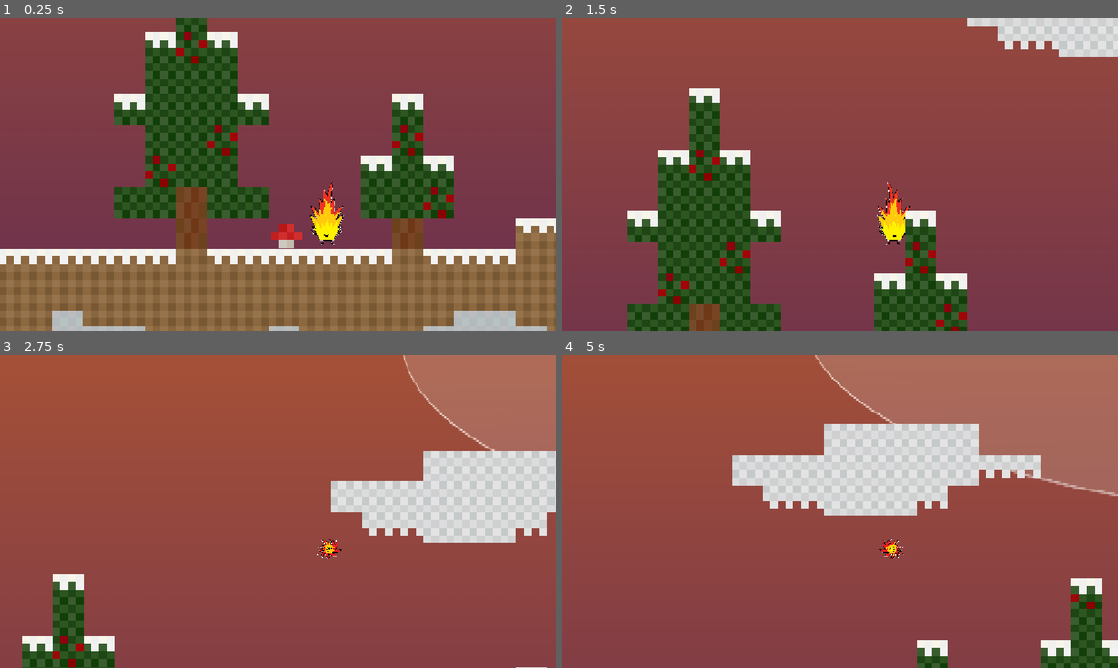
Above: before the commit, frames 1-4 (two rows, left to right).
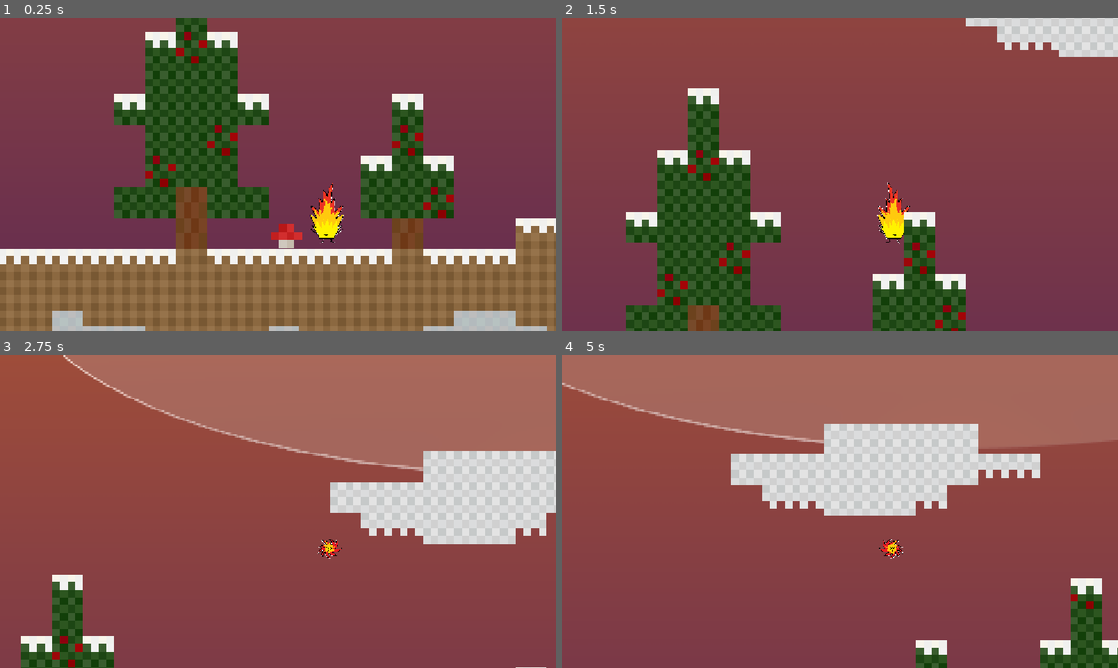
Above: after the commit, the same moments.

Repository: Matwooo/epic-game
Game: Godot game, scene res://main.tscn
Two runs of this game, one before a commit and one after it. Both use one fixed random seed, a clock stepped at 60 frames per second and the inputs below.
Inputs (mouse positions are in pixels of both pictures, inside the frame that each line leads up to):
- Up to frame 1 (0.25 s): no input
- Up to frame 2 (1.5 s): tap Enter at 0.5 s; move the mouse to (962, 158) at 0.52 s; hold D (right) from 0.53 s (still down); tap Space (jump) at 0.6, 0.77, 1.07 s; click (962, 158) at 0.67 s; move the mouse to (728, 190) at 1.27 s; click (728, 190) at 1.35 s
- Up to frame 3 (2.75 s): tap Space (jump) at 1.52, 1.55, 1.82, 2.3 s; move the mouse to (333, 442) at 2.02 s; release D (right) at 2.03 s; hold Left from 2.03 s (still down); tap Alt at 2.1 s
- Up to frame 4 (5 s): move the mouse to (812, 574) at 2.77 s; release Left at 2.78 s; hold D (right) 2.78-4.28 s; tap Shift at 2.85 s; click (812, 574) at 2.92 s; tap Space (jump) at 3.02, 3.05, 3.32, 3.6, 3.77, 4.07, 4.52, 4.55, 4.82 s; move the mouse to (1006, 558) at 3.52 s; move the mouse to (673, 464) at 4.27 s; hold Left from 4.28 s (still down); click (673, 464) at 4.35 s

The runs differ from the first frame. In frame 1, 0.2% of the frame differs, in the area x 55-62%, y 52-73%; in frame 2, 2.2%; in frame 3, 17%, in the area x 3-100%, y 0-100%; in frame 4, 14%.

Commit message:
ready to release

Diff:
--- a/jump_pad.tscn
+++ b/jump_pad.tscn
@@ -2,6 +2,7 @@
 
 [ext_resource type="Script" uid="uid://b1kb3ytpcf33u" path="res://jump_pad.gd" id="1_cysje"]
 [ext_resource type="Texture2D" uid="uid://d2sm3viqq2pa7" path="res://addons/godot_super-wakatime/Boingy.png" id="2_dd87t"]
+[ext_resource type="AudioStream" uid="uid://cs58xc84he6nb" path="res://boing - PDFX_Boing_FX.wav" id="3_dd87t"]
 
 [sub_resource type="Animation" id="Animation_h7ut2"]
 length = 0.001
@@ -69,7 +70,15 @@
 position = Vector2(-0.5, 0.5)
 
 [node name="CollisionShape2D" type="CollisionShape2D" parent="Area2D" unique_id=899670553]
-position = Vector2(-1, -49.5)
+position = Vector2(-0.5, -50.5)
 shape = SubResource("RectangleShape2D_3cfvr")
 
+[node name="AudioStreamPlayer2D" type="AudioStreamPlayer2D" parent="Area2D" unique_id=1241649494]
+position = Vector2(-0.5, -50.5)
+stream = ExtResource("3_dd87t")
+volume_db = 0.025
+pitch_scale = 1.18
+max_distance = 1315.0
+panning_strength = 1.63
+
 [connection signal="body_entered" from="Area2D" to="." method="_on_area_2d_body_entered"]
--- a/main.tscn
+++ b/main.tscn
@@ -54,8 +54,8 @@
 }]
 
 [sub_resource type="CapsuleShape2D" id="CapsuleShape2D_5vw27"]
-radius = 35.839844
-height = 139.94666
+radius = 34.132813
+height = 141.08447
 
 [sub_resource type="PhysicsMaterial" id="PhysicsMaterial_h2yge"]
 bounce = 0.52
@@ -3352,7 +3352,8 @@
 script = ExtResource("1_h2yge")
 
 [node name="AnimatedSprite2D" type="AnimatedSprite2D" parent="Player" unique_id=1363348594]
-position = Vector2(-54, 1014)
+position = Vector2(-54, 1012)
+scale = Vector2(1, 0.96428573)
 sprite_frames = SubResource("SpriteFrames_mel2l")
 animation = &"spin"
 
@@ -3361,6 +3362,12 @@
 scale = Vector2(1.7578125, 1.7578125)
 shape = SubResource("CapsuleShape2D_5vw27")
 
+[node name="jump_pad" parent="Player/CollisionShape2D" unique_id=368957598 instance=ExtResource("15_vivmo")]
+position = Vector2(-44859, 2587)
+
+[node name="jump_pad" parent="Player/CollisionShape2D/jump_pad" unique_id=1663924260 instance=ExtResource("15_vivmo")]
+position = Vector2(6203, 1403)
+
 [node name="Camera2D" type="Camera2D" parent="Player" unique_id=1475826192]
 position = Vector2(-267.00003, 855)
 zoom = Vector2(0.5, 0.5)
@@ -3372,7 +3379,7 @@
 tile_map_data = PackedByteArray("AAABAAIAAAADAAIAAAACAAIAAAADAAIAAAADAAEAAAADAAIAAAADAAAAAAADAAIAAAAEAAAAAAADAAIAAAAEAP …(89216 unchanged characters)…
 tile_set = SubResource("TileSet_3cfvr")
 
-[node name="jump_pad" parent="TileMapLayer" unique_id=368957598 instance=ExtResource("15_vivmo")]
+[node name="jump_pad" parent="TileMapLayer" unique_id=1408159549 instance=ExtResource("15_vivmo")]
 position = Vector2(-12949, -554)
 
 [node name="jump_pad" parent="TileMapLayer/jump_pad" unique_id=1872211256 instance=ExtResource("15_vivmo")]
@@ -3412,6 +3419,6 @@
 
 [node name="Group1" type="Sprite2D" parent="." unique_id=1996797449]
 z_index = -1
-position = Vector2(-27066.002, -2252)
+position = Vector2(-28660.002, -2521)
 scale = Vector2(3.7730484, 7.583469)
 texture = ExtResource("17_yaehf")
Not shown, added: export_presets.cfg
Not shown, added: build.zip
Not shown, added: build/index.apple-touch-icon.png
Not shown, added: build/index.audio.position.worklet.js
Not shown, added: build/index.audio.worklet.js
Not shown, added: build/index.icon.png
Not shown, added: build/index.pck
Not shown, added: build/index.png
Not shown, added: build/index.wasm
